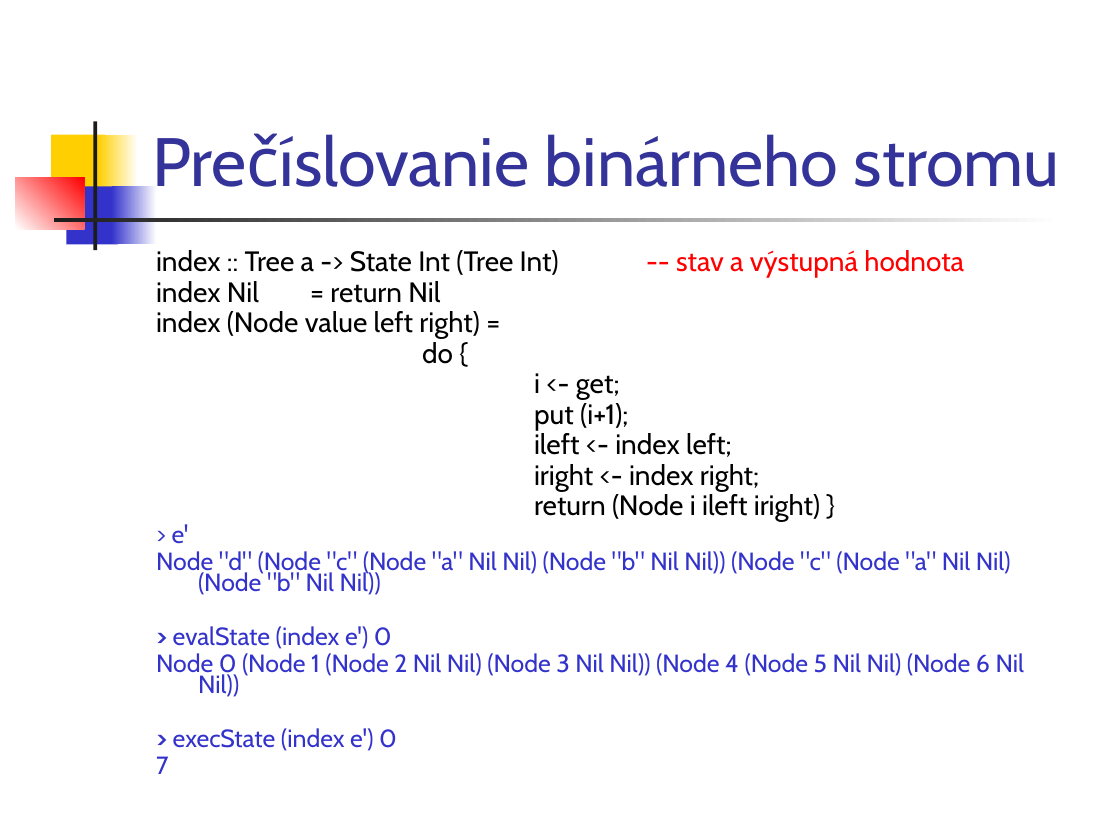
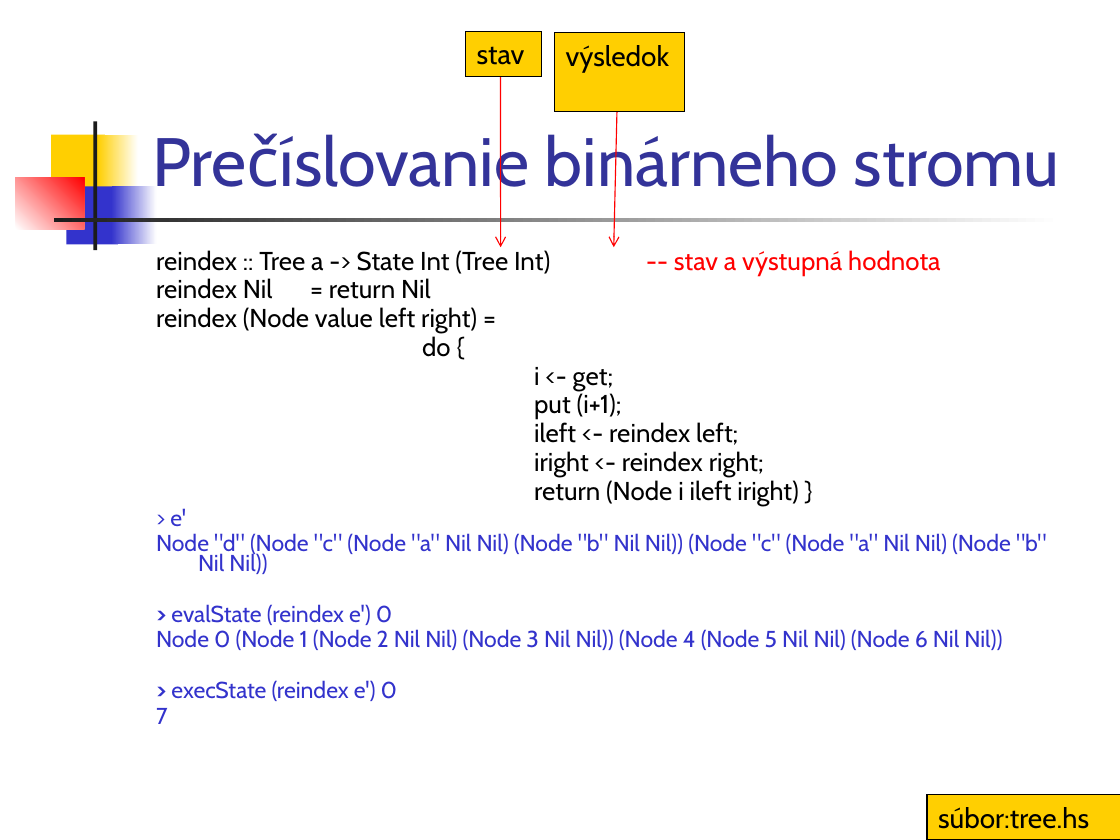
Before and after one commit to Funkcionalne/Prednasky, a slide deck: slide 36 of 12/12_fpro.ppt (slide 33 before the commit). Drawn at 1120x840 pixels with LibreOffice and Linux fonts; fonts in the diff are those of the drawing. Boxes give left, top, right and bottom in pixels: in the first picture for what was removed or moved away, otherwise in the second. Text is boxed around its words. In the diff, an @@ line names an element or a change of style, - is before the commit and + after.

```diff
--- a/12/12_fpro.ppt
+++ b/12/12_fpro.ppt
@@ rectangle added at (x1=466, y1=31, x2=541, y2=76), fill #FFCF01, outline #000000 0.74 pt, 18 pt, text #000000 @@
+stav
@@ rectangle added at (x1=554, y1=32, x2=684, y2=111), fill #FFCF01, outline #000000 0.74 pt, 18 pt, text #000000 @@
+výsledok
@@ arrow added from (501, 67) to (501, 248), #FF0000 0.74 pt @@
@@ arrow added from (618, 77) to (614, 248), #FF0000 0.74 pt @@
@@ text at (x1=156, y1=250, x2=940, y2=333): text changed; size 18 to 16.6 pt @@
-index :: Tree a -> State Int (Tree Int) -- stav a výstupná hodnota
-index Nil = return Nil
-index (Node value left right) =
+reindex :: Tree a -> State Int (Tree Int) -- stav a výstupná hodnota
+reindex Nil = return Nil
+reindex (Node value left right) =
@@ text at (x1=156, y1=336, x2=1047, y2=724): size 18 to 16.6 pt in "do {", "i <- get;", "put (i+1);", "return (Node i ileft iright) }"; size 16 to 14.8 pt in "> e'", "Node "d" (Node "c" (Node "a" Nil ...", "Node 0 (Node 1 (Node 2 Nil ...", "7" @@
@@ text at (x1=534, y1=422, x2=764, y2=476): text changed; size 18 to 16.6 pt @@
-ileft <- index left;
-iright <- index right;
+ileft <- reindex left;
+iright <- reindex right;
@@ text at (x1=171, y1=604, x2=392, y2=625): text changed; size 16 to 14.8 pt @@
-> evalState (index e') 0
+> evalState (reindex e') 0
@@ text at (x1=171, y1=680, x2=397, y2=701): text changed; size 16 to 14.8 pt @@
-> execState (index e') 0
+> execState (reindex e') 0
@@ rectangle added at (x1=927, y1=795, x2=1120, y2=840), fill #FFCF01, outline #000000 0.74 pt, 18 pt, text #000000 @@
+súbor:tree.hs
```
Also in this commit, not shown: 15 other slides changed, 3 slides added, 1 slide removed, 5 other files.
